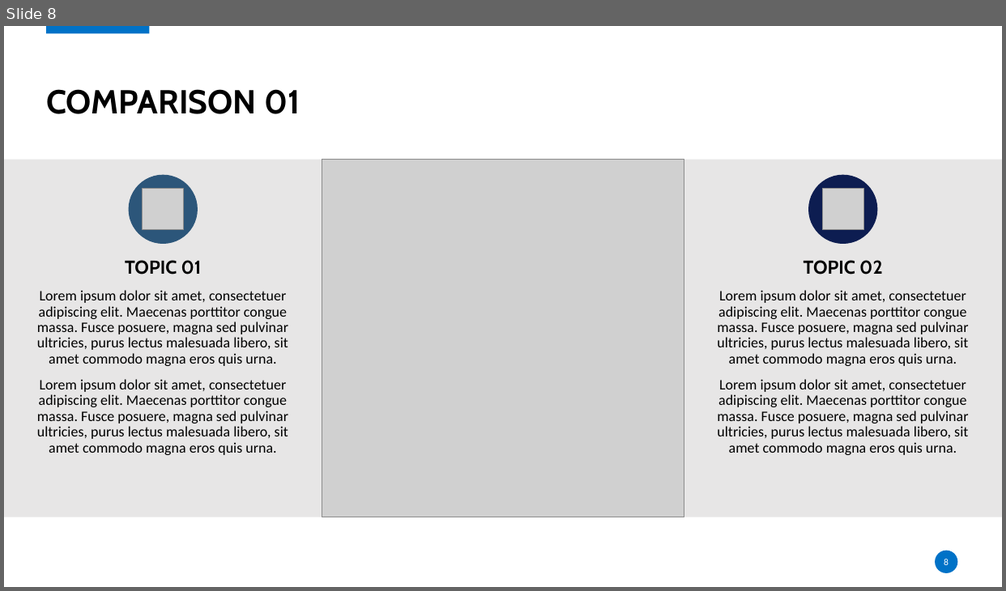
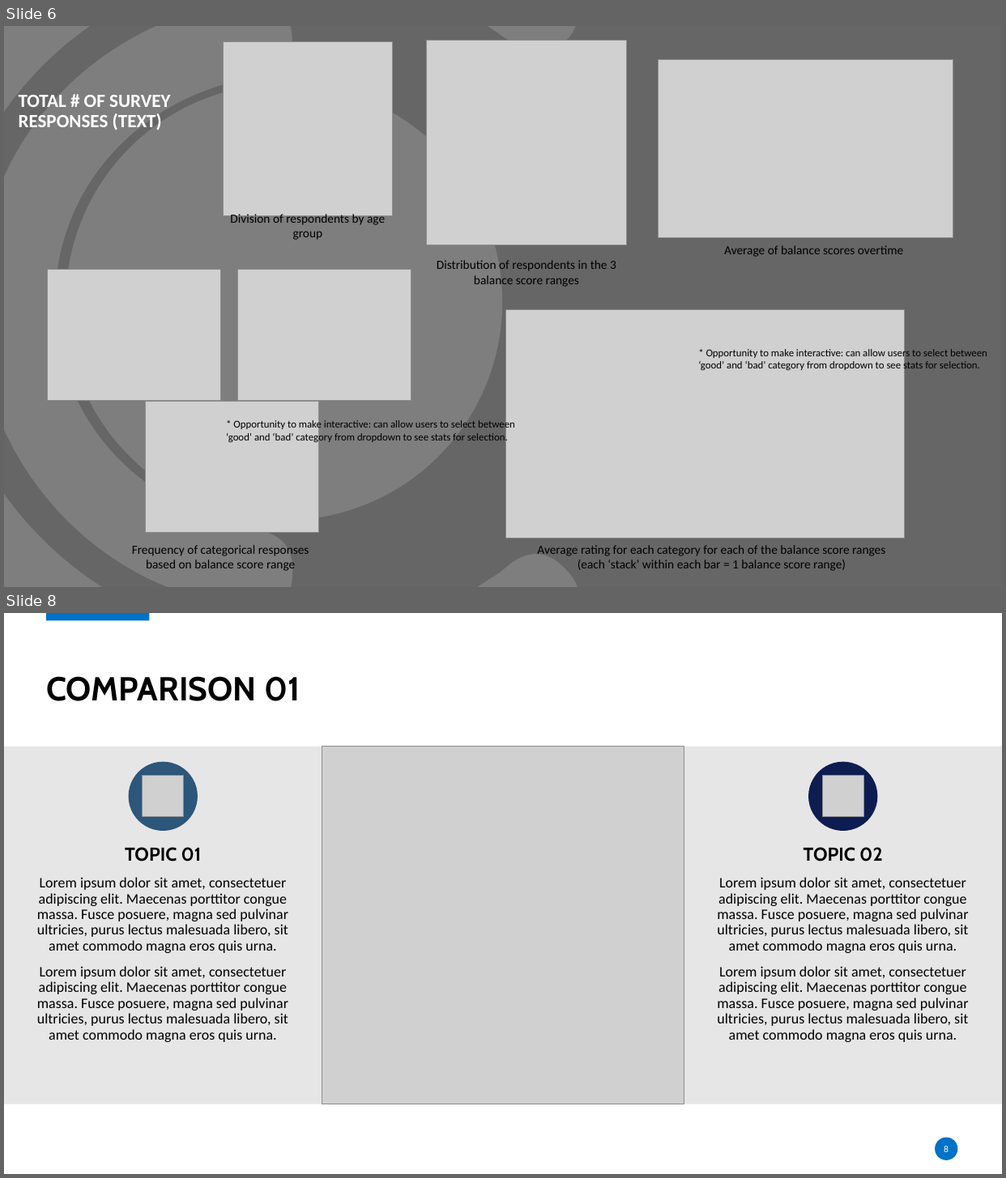
Before and after one commit to crystdang/DABC-final-g5, a slide deck: slide_deck/final-project-presentation.pptx. Shown one above the other, each under a label of ours: slide 8 before the commit, slides 6 and 8 after it; the slides between them are not shown. The pictures are 1006x591 and 1006x1178 pixels, drawn with LibreOffice and Linux fonts; fonts in the diff are those of the drawing; grey boxes stand for pictures; background and template pictures are left out. Boxes give left, top, right and bottom in pixels: in the first picture for what was removed or moved away, otherwise in the second. Text is boxed around its words. In the diff, an @@ line names an element or a change of style, - is before the commit and + after.

```diff
--- a/slide_deck/final-project-presentation.pptx
+++ b/slide_deck/final-project-presentation.pptx
@@ slide 6 added at box(4, 26, 1002, 587), background #FFFFFF @@
@@ rectangle added at box(4, 26, 1002, 587), fill #666666 @@
@@ freeform shape added at box(4, 26, 592, 587), fill #FFFFFF at 16% opacity @@
@@ freeform shape added at box(4, 26, 296, 587), fill #FFFFFF at 16% opacity @@
@@ picture added at box(224, 41, 393, 216) @@
@@ picture added at box(426, 41, 627, 245) @@
@@ picture added at box(658, 60, 953, 238) @@
@@ subtitle added at box(19, 95, 171, 130), 18 pt, text #FFFFFF, bold @@
+TOTAL # OF SURVEY RESPONSES (TEXT)
@@ ellipse added at box(66, 84, 502, 520), fill #FFFFFF at 16% opacity @@
@@ text added at box(230, 212, 385, 240), 12 pt, text #000000 @@
+Division of respondents by age group
@@ text added at box(437, 260, 616, 287), 12 pt, text #000000 @@
+Distribution of respondents in the 3 balance score ranges
@@ text added at box(724, 246, 903, 257), 12 pt, text #000000 @@
+Average of balance scores overtime
@@ picture added at box(505, 310, 905, 538) @@
@@ text added at box(698, 348, 987, 372), 10 pt, text #000000 @@
+* Opportunity to make interactive: can allow users to select between ‘good’ and ‘bad’ category from dropdown to see stats for selection.
@@ group added at box(47, 269, 411, 571): 3 pictures, 1 text @@
+Frequency of categorical responses based on balance score range
@@ text added at box(226, 420, 515, 444), 10 pt, text #000000 @@
+* Opportunity to make interactive: can allow users to select between ‘good’ and ‘bad’ category from dropdown to see stats for selection.
@@ text added at box(537, 545, 885, 571), 12 pt, text #000000 @@
+Average rating for each category for each of the balance score ranges (each ‘stack’ within each bar = 1 balance score range)
```
Also in this commit, not shown: 4 slides changed, 1 slide removed, 1 other file.
